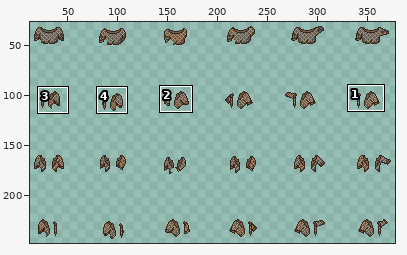
Sprite sheet, stored at Assets/Sprites/character/professor_slash_jacket.png. The first picture is a wide view before the edit; the outline marks the close-up.
Close-up. First the earlier version:
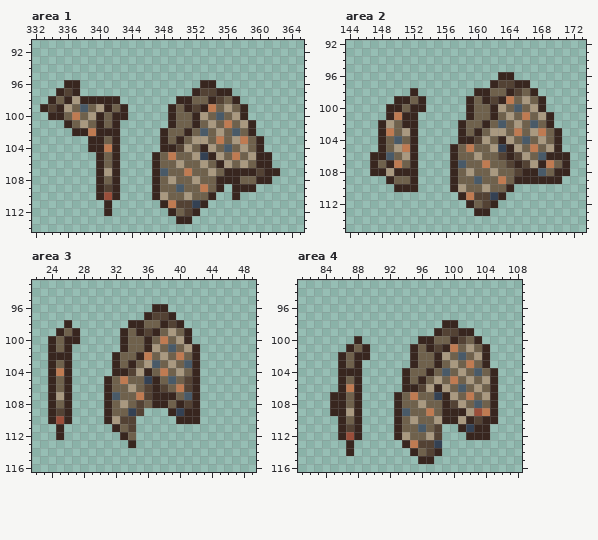
The file is 384x256 pixels. Colours within 5 levels of each other are drawn and written as one. Shown: area 1: x 332..365, y 91..114; area 2: x 144..173, y 92..115; area 3: x 22..49, y 93..116; area 4: x 81..108, y 93..116. The wide view leaves out empty margins. The commit also changed other parts of the picture, which this record leaves out.
And afterwards:
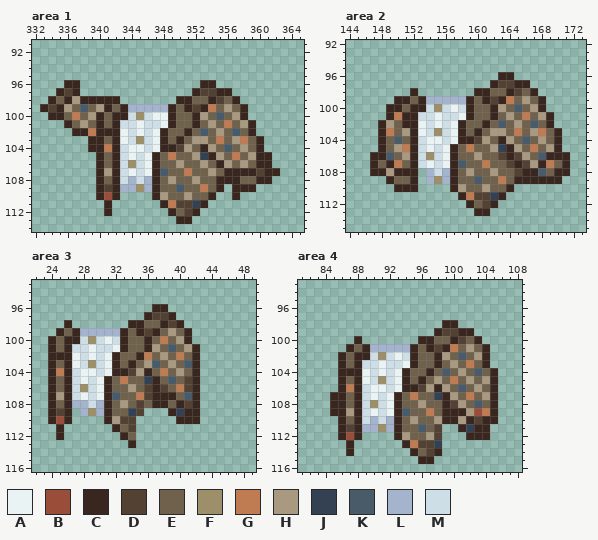
Palette (. is transparent): A #e9f3f4  B #9a4e3a  C #38261f  D #534234  E #6f614c  F #9d8f69  G #bf7b52  H #a99980  J #344153  K #495a68  L #a4b4cd  M #cedee7
Diff:
--- area 1
@@ x 341..350 @@
  98 CC.......C
- 99 CEC.....CE
-100 ECC.....CE
-101 EC......CE
-102 CC.....CEE
-103 EC.....CEC
-104 GC.....CCD
-105 EC....CEGE
-106 EC....CEEH
-107 HC....CKEE
-108 EC....CEHE
-109 DC....CEEK
+ 99 CECLLLLLCE
+100 ECCMFMAACE
+101 ECMMAMMACE
+102 CCAMAMACEE
+103 ECAMFMACEC
+104 GCMAAMACCD
+105 ECMAMACEGE
+106 ECMFMACEEH
+107 HCMAMACKEE
+108 ECMLMLCEHE
+109 DCLLFLCEEK
 110 BC....CHEE
--- area 2
@@ x 151..160 @@
  98 .C.......C
- 99 CEC.....CE
-100 ECC.....CE
-101 CC......CE
-102 CC.....CEE
-103 HC.....CEC
-104 EC.....CCD
-105 GC....CEGE
-106 HC....CEEH
-107 EC....CKEE
-108 CC....CEHE
-109 EC....CEEK
+ 99 CECLLLLLCE
+100 ECCMFMAMCE
+101 CCMMAMMACE
+102 CCAMAMACEE
+103 HCAMFMACEC
+104 ECMAAMACCD
+105 GCMAMACEGE
+106 HCMFMACEEH
+107 ECMAMACKEE
+108 CC.LMLCEHE
+109 EC.LFLCEEK
 110 CC....CHEE
--- area 3
@@ x 25..34 @@
  98 .C.......C
- 99 CEC.....CE
-100 ECC.....CE
-101 EC......CE
-102 CC.....CEE
-103 EC.....CEC
-104 GC.....CCD
-105 EC....CEGE
-106 EC....CEEH
-107 HC....CKEE
-108 EC....CEHE
-109 DC....CEEJ
+ 99 CECLLLLLCE
+100 ECCMFMAMCE
+101 ECMMAMMACE
+102 CCAMAMACEE
+103 ECAMFMACEC
+104 GCMAAMACCD
+105 ECMAMACEGE
+106 ECMFMACEEH
+107 HCMAMACKEE
+108 ECLLMLCEHE
+109 DC.LFLCEEJ
 110 BC....CHDD
--- area 4
@@ x 87..96 @@
 100 .C.......C
-101 CEC.....CE
-102 ECC.....CE
-103 EC......CE
-104 CC.....CEE
-105 EC.....CEC
-106 GC.....CCD
-107 EC....CEGE
-108 EC....CEEH
-109 HC....CKEE
-110 EC....CEHE
-111 DC....CEEK
+101 CECLLLLLCE
+102 ECCMFMAMCE
+103 ECMMAMMACE
+104 CCAMAMACEE
+105 ECAMFMACEC
+106 GCMAAMACCD
+107 ECMAMACEGE
+108 ECMFMACEEH
+109 HCMAMACKEE
+110 ECMLMLCEHE
+111 DCLLFLCEEK
 112 BC....CHEE
